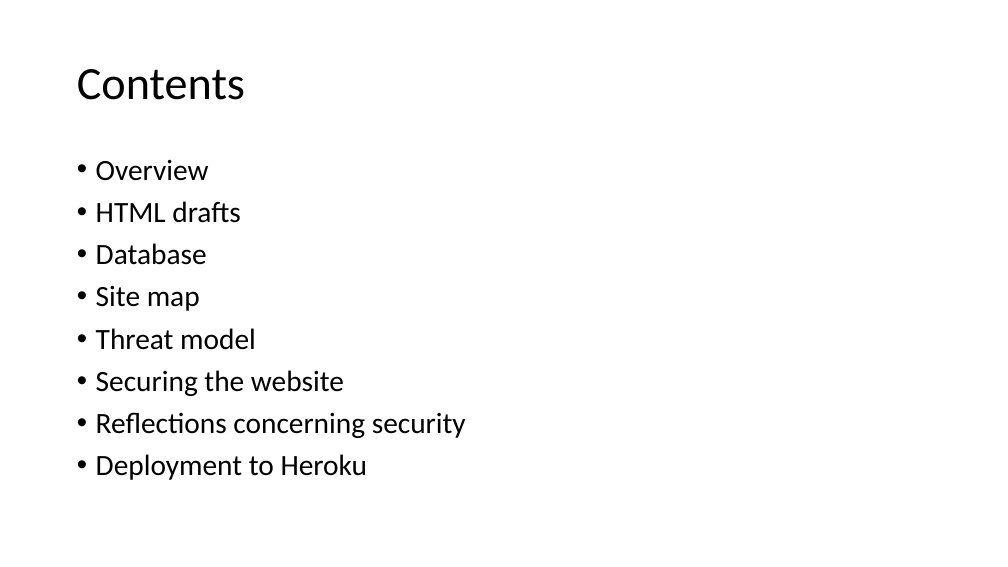
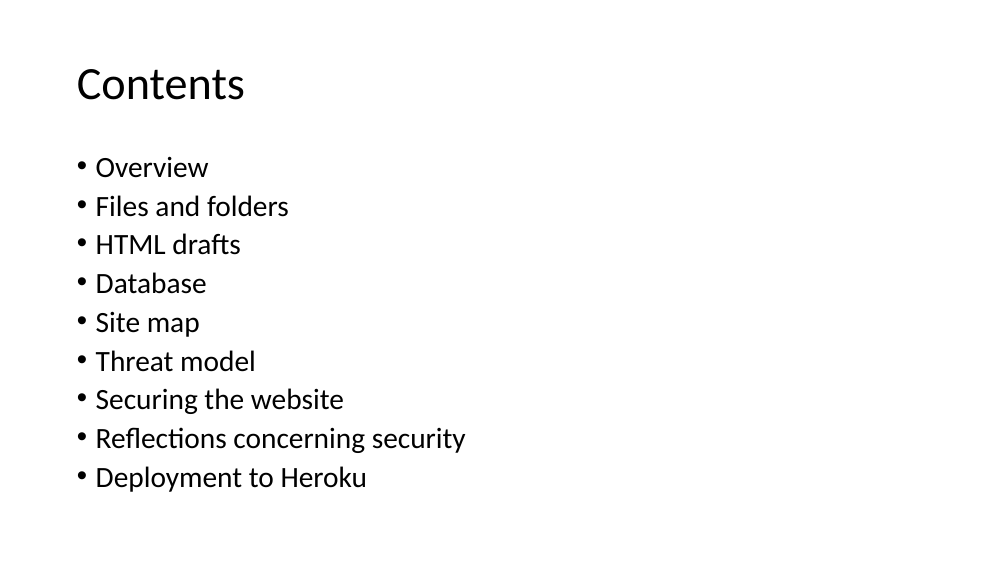
Before and after one commit to jkunnas58/dat250_netbank_fall_2020, a slide deck: slide 2 of Project_report_group_9.pptx. Drawn at 1008x567 pixels with LibreOffice and Linux fonts; fonts in the diff are those of the drawing. Boxes give left, top, right and bottom in pixels: in the first picture for what was removed or moved away, otherwise in the second. Text is boxed around its words. In the diff, an @@ line names an element or a change of style, - is before the commit and + after.

```diff
--- a/Project_report_group_9.pptx
+++ b/Project_report_group_9.pptx
@@ text at (x1=96, y1=156, x2=466, y2=492): line spacing 0.9 to 0.8 @@
@@ text at (x1=96, y1=195, x2=289, y2=217): paragraph added @@
+• Files and folders
```
Also in this commit, not shown: 1 slide added, 5 other files.
